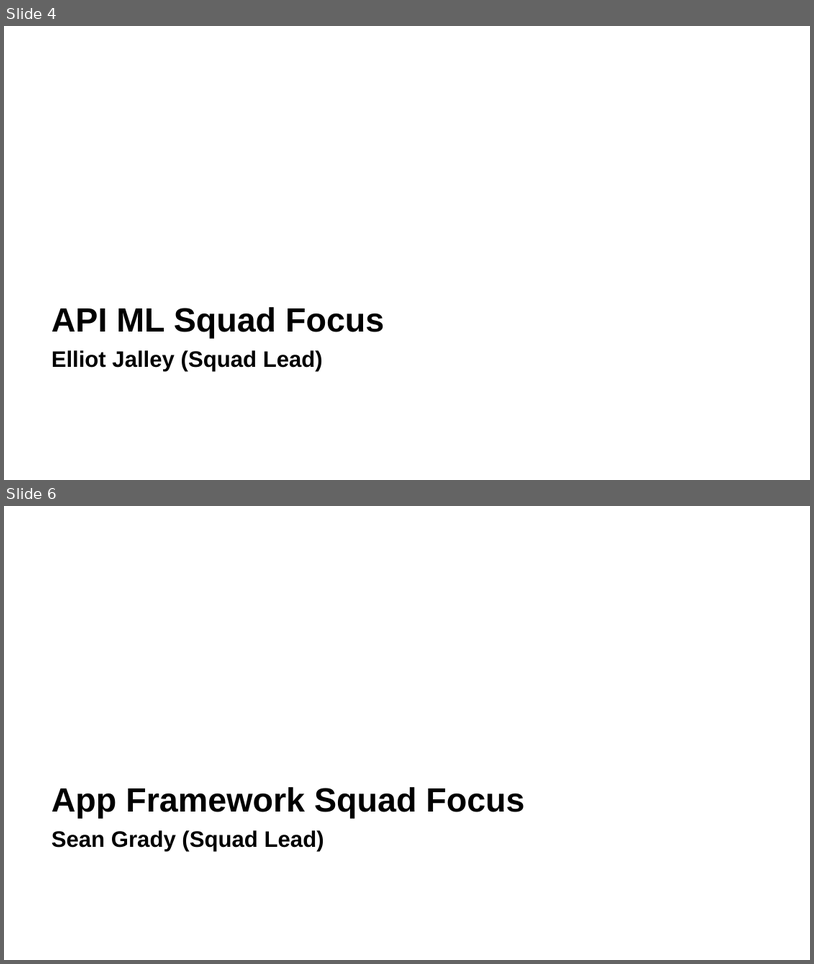
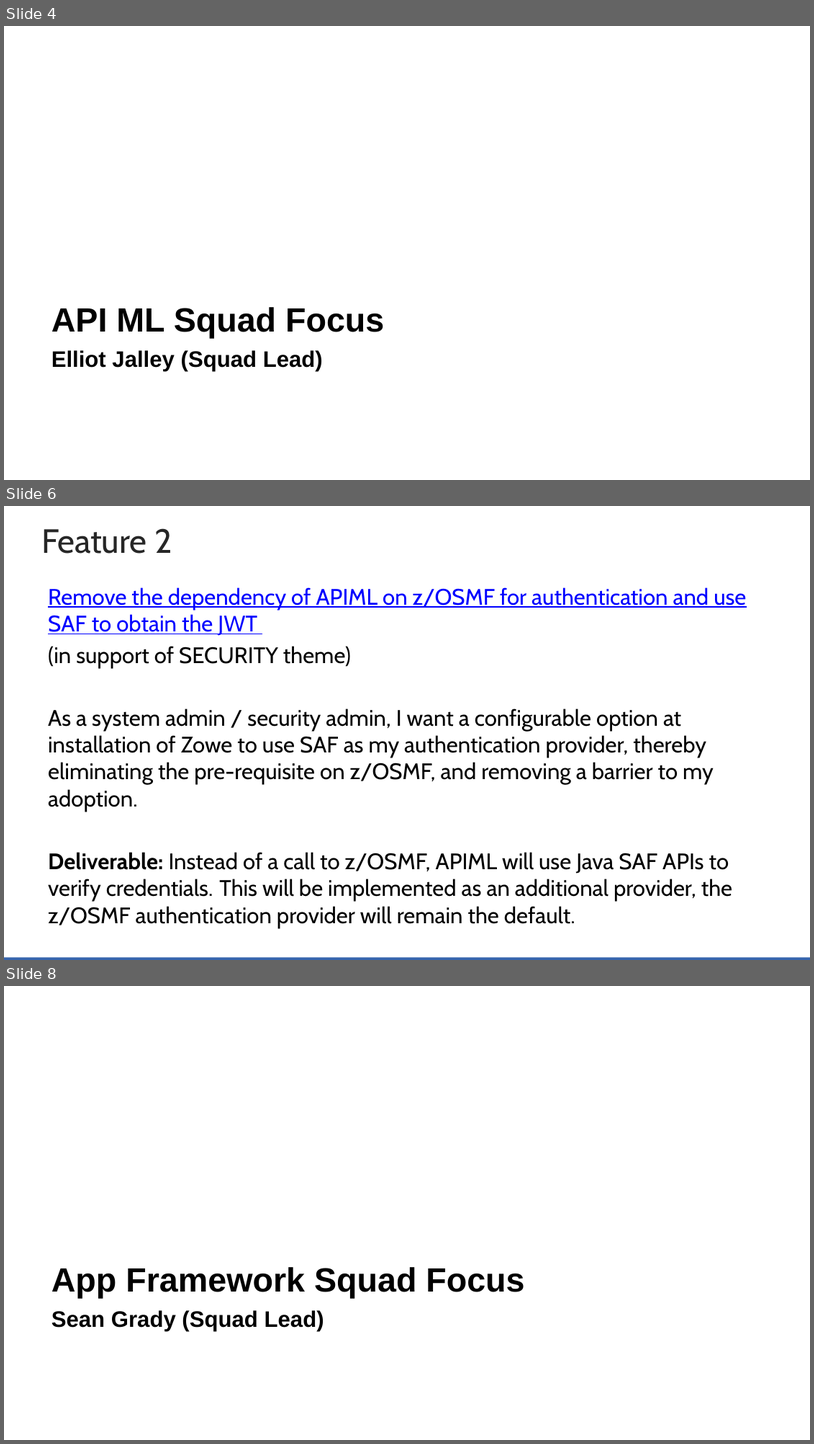
Before and after one commit to zowe/community, a slide deck: Project Management/20PI3 Planning/Zowe Community Squad Focus for 20PI3.pptx. Shown one above the other, each under a label of ours: slides 4 and 6 before the commit, slides 4, 6 and 8 after it; the slides between them are not shown. The pictures are 814x964 and 814x1444 pixels, drawn with LibreOffice and Linux fonts; fonts in the diff are those of the drawing; background and template pictures are left out. Boxes give left, top, right and bottom in pixels: in the first picture for what was removed or moved away, otherwise in the second. Text is boxed around its words. In the diff, an @@ line names an element or a change of style, - is before the commit and + after.

```diff
--- a/Project Management/20PI3 Planning/Zowe Community Squad Focus for 20PI3.pptx
+++ b/Project Management/20PI3 Planning/Zowe Community Squad Focus for 20PI3.pptx
@@ slide 6 added at <box>4,506,810,960</box>, background #FFFFFF @@
@@ title added at <box>41,528,172,554</box>, 30 pt, text #262626 @@
+Feature 2
@@ text added at <box>48,587,746,928</box>, 20 pt, text #000000 @@
+Remove the dependency of APIML on z/OSMF for authentication and use SAF to obtain the JWT
+(in support of SECURITY theme)
+As a system admin / security admin, I want a configurable option at installation of Zowe to use SAF as my authentication provider, thereby eliminating the pre-requisite on z/OSMF, and removing a barrier to my adoption.
+Deliverable: Instead of a call to z/OSMF, APIML will use Java SAF APIs to verify credentials. This will be implemented as an additional provider, the z/OSMF authentication provider will remain the default.
@@ rectangle added at <box>4,957,810,960</box>, fill #3664AD @@
@@ what was slide 6 is now slide 8 @@
```
Also in this commit, not shown: 1 slide changed, 1 other slide added.
